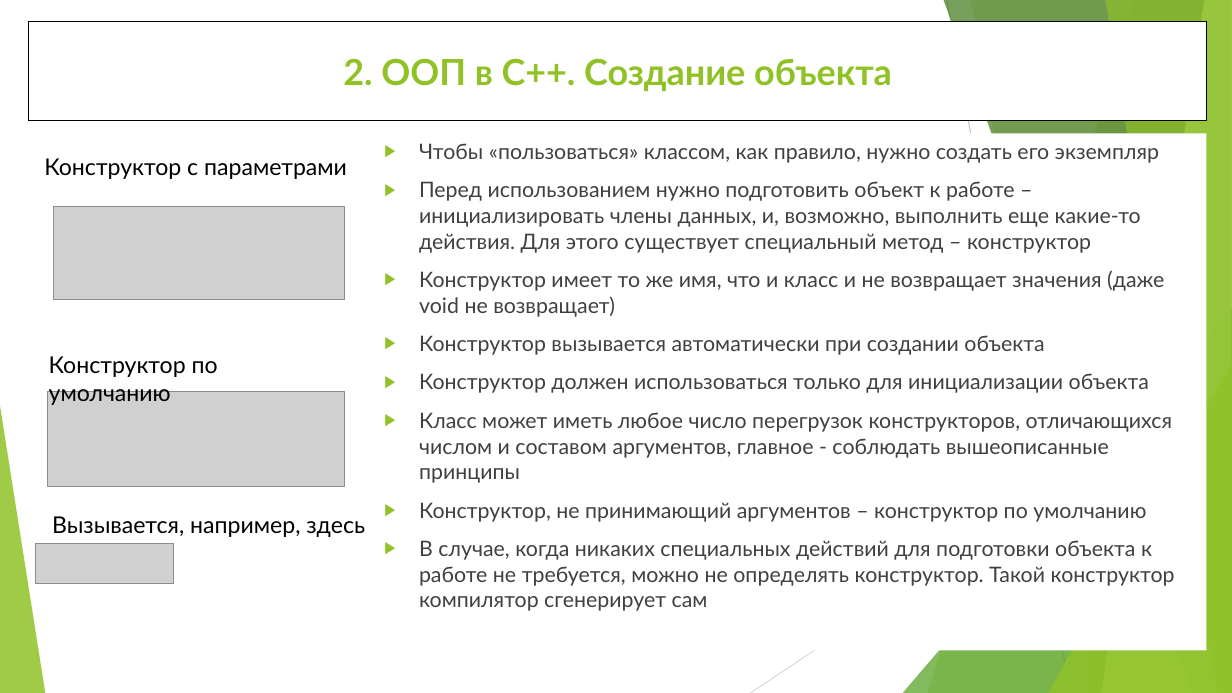
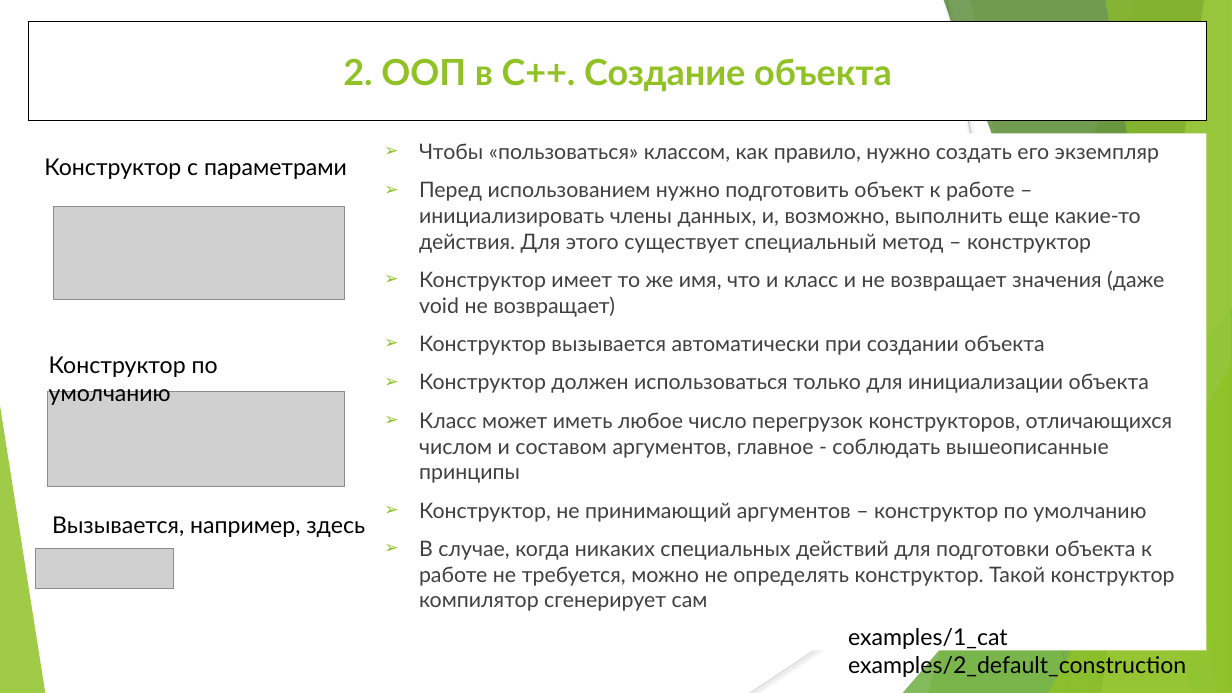
Before and after one commit to WhiteCatStudies/lectures, a slide deck: slide 22 of pt1/lectures/lecture1/lecture1.pptx. Drawn at 1232x693 pixels with LibreOffice and Linux fonts; fonts in the diff are those of the drawing; grey boxes stand for pictures. Boxes give left, top, right and bottom in pixels: in the first picture for what was removed or moved away, otherwise in the second. Text is boxed around its words. In the diff, an @@ line names an element or a change of style, - is before the commit and + after.

Commit message:
Part1 lecture1: example on initialization list. Example references in presentation

```diff
--- a/pt1/lectures/lecture1/lecture1.pptx
+++ b/pt1/lectures/lecture1/lecture1.pptx
@@ text "Чтобы «пользоваться» классом, как правило, ..." at (x1=375, y1=133, x2=1207, y2=651): bullet ▶ to ➢ @@
@@ picture moved from (x1=35, y1=543, x2=174, y2=584) to (x1=35, y1=548, x2=174, y2=589) @@
@@ text added at (x1=848, y1=628, x2=1186, y2=679), 18 pt, text #000000 @@
+examples/1_cat
+examples/2_default_construction
```
Also in this commit, not shown: 26 other slides changed, 3 other files.
